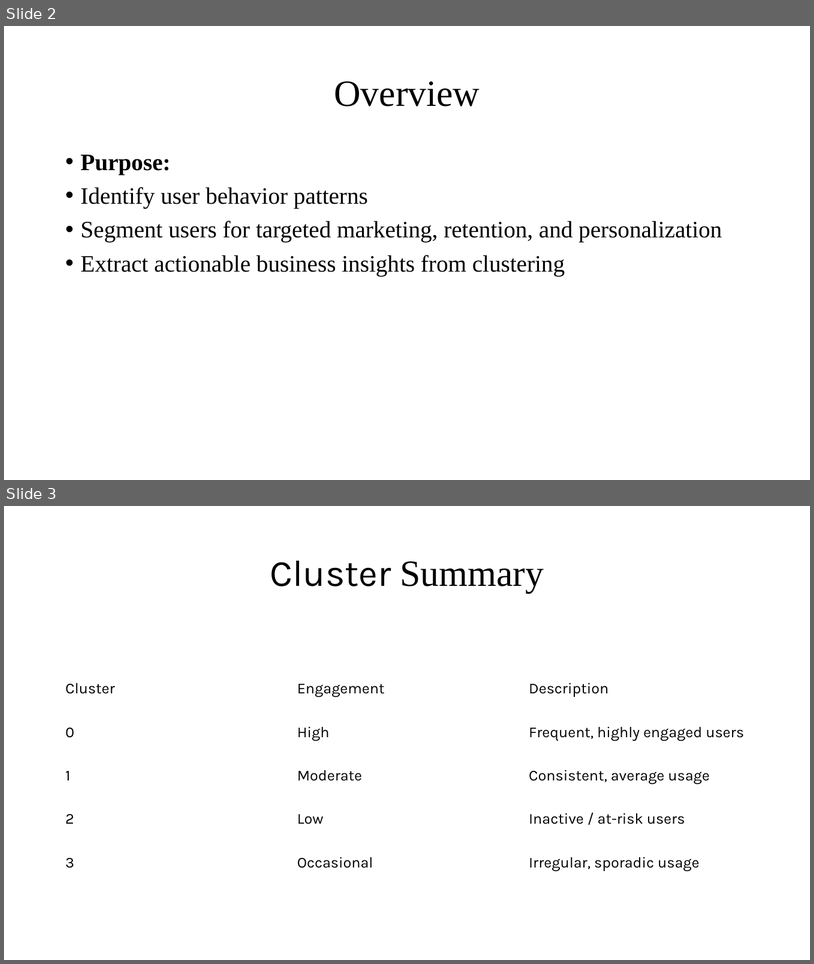
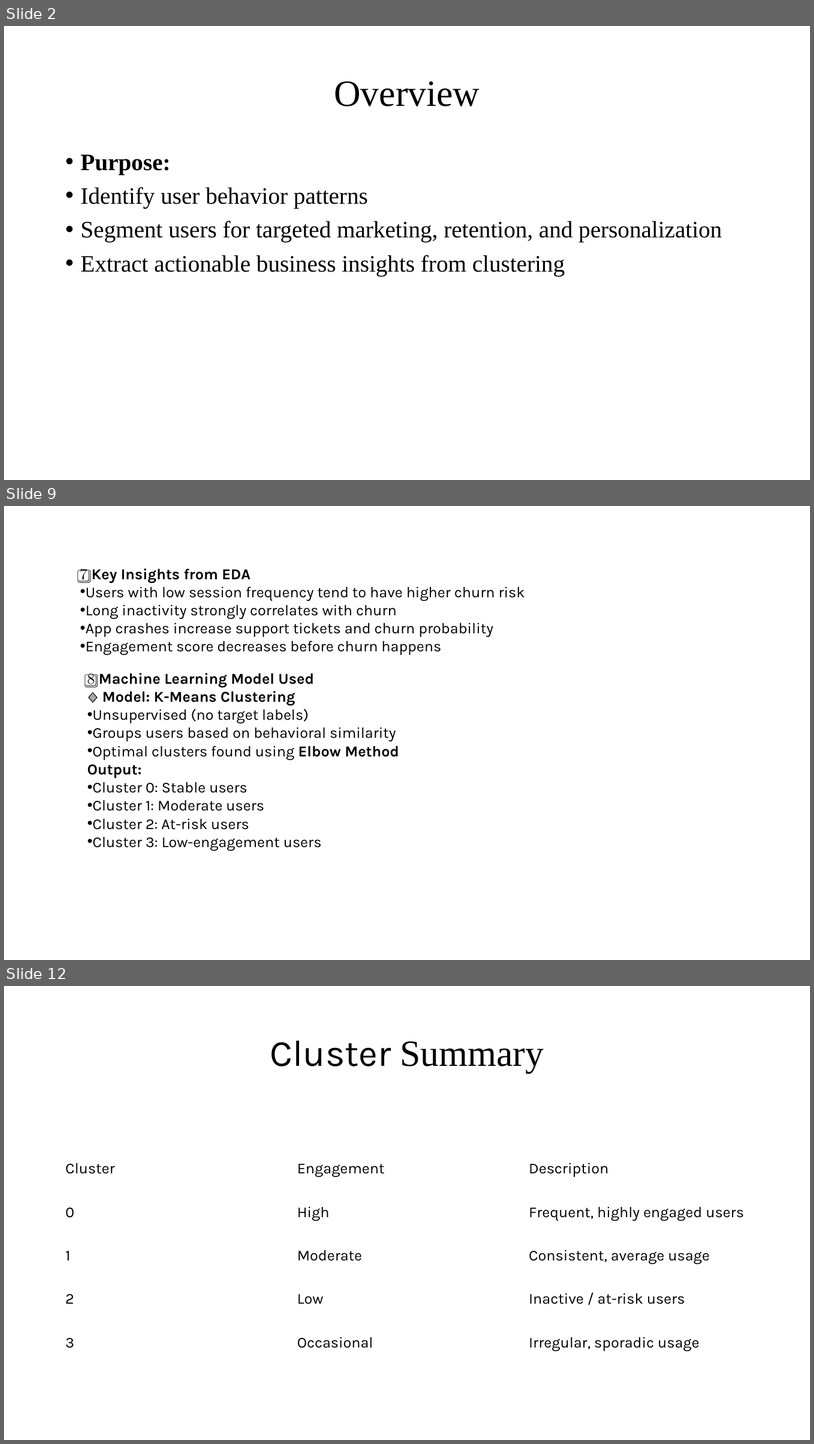
Before and after one commit to lakshmigojanece/-App-User-Behavior-Segmentation-Using-Unsupervised-Machine-Learning, a slide deck: App User Behavior Segmentation Using Unsupervised Machine Learning.ppt.pptx. Shown one above the other, each under a label of ours: slides 2 and 3 before the commit, slides 2, 9 and 12 after it; the slides between them are not shown. The pictures are 814x964 and 814x1444 pixels, drawn with LibreOffice and Linux fonts; fonts in the diff are those of the drawing. Boxes give left, top, right and bottom in pixels: in the first picture for what was removed or moved away, otherwise in the second. Text is boxed around its words. In the diff, an @@ line names an element or a change of style, - is before the commit and + after.

```diff
--- a/App User Behavior Segmentation Using Unsupervised Machine Learning.ppt.pptx
+++ b/App User Behavior Segmentation Using Unsupervised Machine Learning.ppt.pptx
@@ slide 9 added at bbox=[4, 506, 810, 960], background #FFFFFF @@
@@ text added at bbox=[80, 568, 525, 655], 18 pt, text #000000 @@
+7️⃣ Key Insights from EDA
+• Users with low session frequency tend to have higher churn risk
+• Long inactivity strongly correlates with churn
+• App crashes increase support tickets and churn probability
+• Engagement score decreases before churn happens
@@ text added at bbox=[87, 673, 399, 850], 18 pt, text #000000 @@
+8️⃣ Machine Learning Model Used
+🔹 Model: K-Means Clustering
+• Unsupervised (no target labels)
+• Groups users based on behavioral similarity
+• Optimal clusters found using Elbow Method
+Output:
+• Cluster 0: Stable users
+• Cluster 1: Moderate users
+• Cluster 2: At-risk users
+• Cluster 3: Low-engagement users
@@ what was slide 3 is now slide 12 @@
```
Also in this commit, not shown: 8 other slides added.
